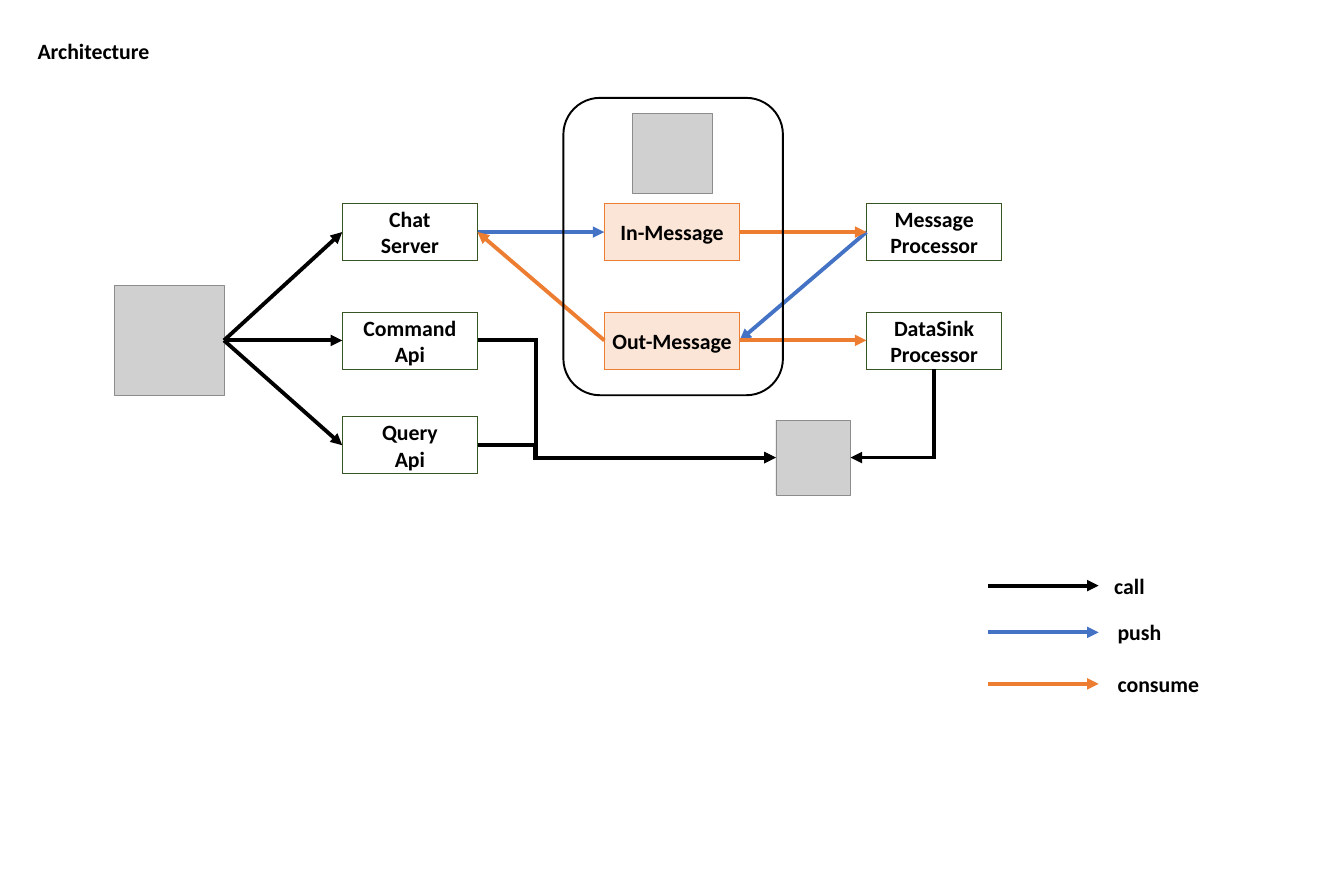
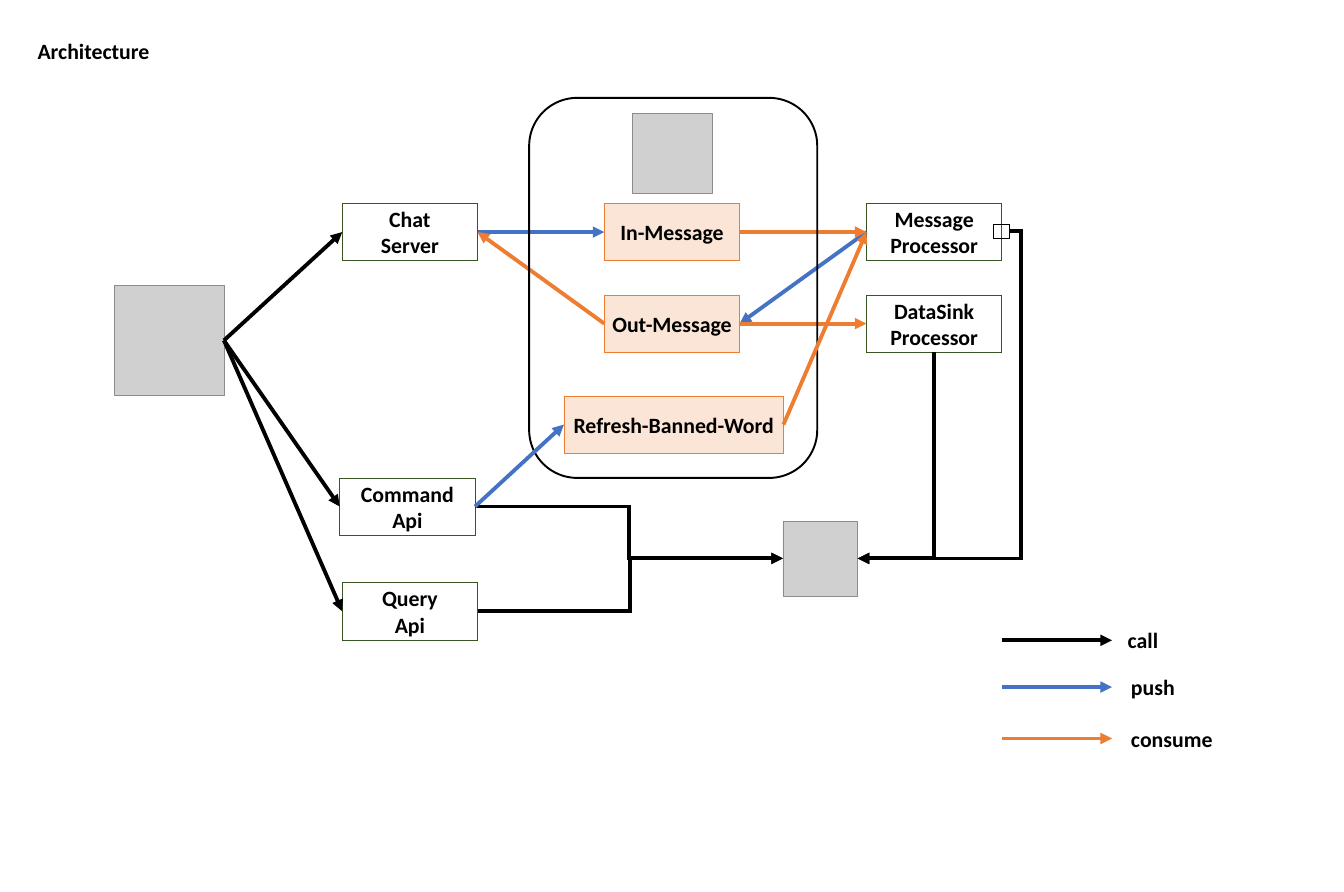
Before and after one commit to 1MillionTraffic/Chatting_WebSocket_MVC_Huiseung, a slide deck: slide 1 of docs/architecture.pptx. Drawn at 1344x892 pixels with LibreOffice and Linux fonts; fonts in the diff are those of the drawing; grey boxes stand for pictures. Boxes give left, top, right and bottom in pixels: in the first picture for what was removed or moved away, otherwise in the second. Text is boxed around its words. In the diff, an @@ line names an element or a change of style, - is before the commit and + after.

Commit message:
docs: architecture
- 아키택처에 banned-word refresh 토픽 추가

```diff
--- a/docs/architecture.pptx
+++ b/docs/architecture.pptx
@@ rounded rectangle: place and size @@
-rounded rectangle at [563, 98, 783, 396]
+rounded rectangle at [529, 98, 817, 478]
@@ arrow moved from (605, 341) - (477, 232) to (605, 324) - (477, 232) @@
@@ arrow moved from (867, 232) - (740, 341) to (867, 232) - (740, 324) @@
@@ arrow added from (783, 425) to (867, 232), #ED7D31 6 pt @@
@@ elbow arrow added from (1009, 232) to (858, 559), #000000 6 pt @@
@@ rectangle added at [994, 225, 1009, 238], outline #000000 1 pt @@
@@ 2 rectangles, 1 arrow: place and size @@
-2 rectangles, 1 arrow at [605, 312, 1002, 369]
+2 rectangles, 1 arrow at [605, 295, 1002, 353]
@@ arrow moved from (224, 341) - (342, 446) to (224, 341) - (342, 611) @@
@@ arrow moved from (224, 341) - (342, 341) to (224, 341) - (340, 507) @@
@@ elbow arrow moved from (934, 369) - (850, 458) to (934, 352) - (858, 559) @@
@@ rectangle added at [564, 396, 783, 453], fill #FBE5D6, outline #ED7D31 1 pt, 34 pt, text #000000, bold @@
+Refresh-Banned-Word
@@ arrow added from (475, 507) to (564, 425), #4472C4 6 pt @@
@@ rectangle "Command": place and size @@
-rectangle "Command" at [342, 312, 477, 369]
+rectangle "Command" at [340, 478, 475, 536]
@@ elbow arrow moved from (477, 341) - (776, 458) to (475, 507) - (783, 559) @@
@@ picture: place and size @@
-picture at [776, 421, 851, 495]
+picture at [783, 521, 858, 596]
@@ elbow arrow moved from (477, 446) - (776, 458) to (477, 611) - (783, 559) @@
@@ rectangle "Query": place and size @@
-rectangle "Query" at [342, 417, 477, 474]
+rectangle "Query" at [342, 583, 477, 641]
@@ 3 texts, 3 arrows: place and size @@
-3 texts, 3 arrows at [988, 578, 1199, 692]
+3 texts, 3 arrows at [1002, 632, 1212, 747]
```
Also in this commit, not shown: 1 other file.
